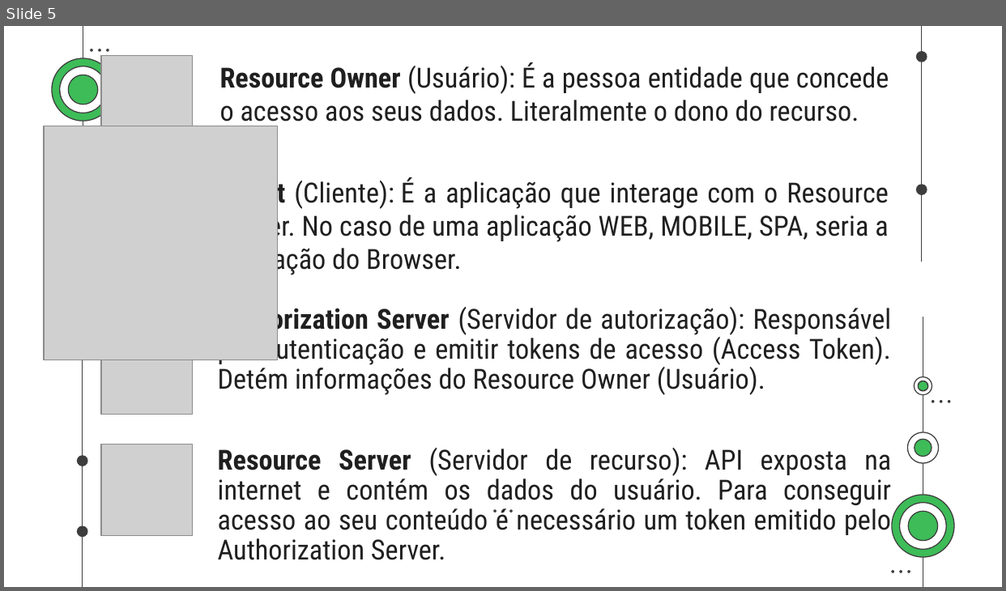
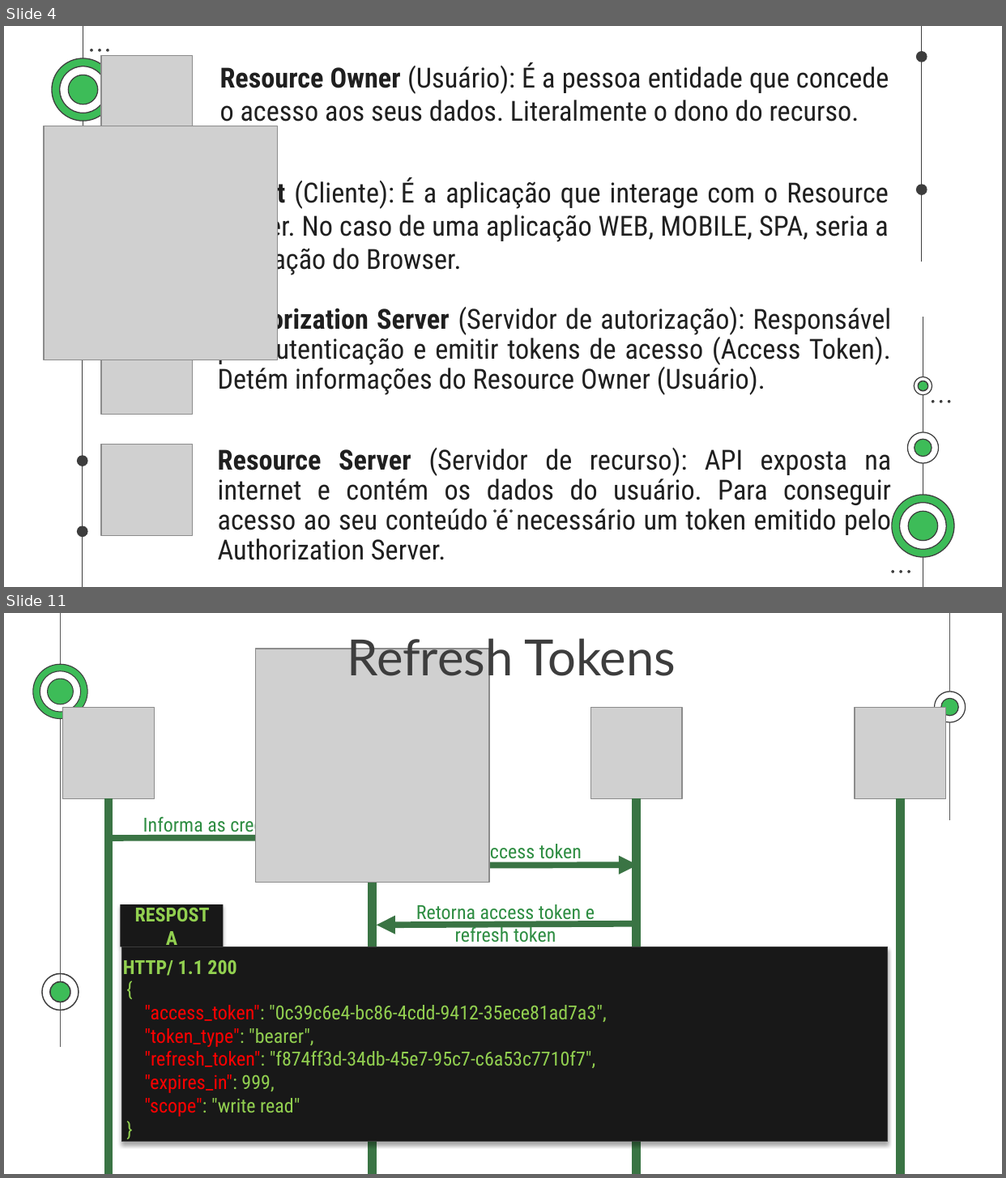
Before and after one commit to TalissonMelo/anime-social, a slide deck: OAuth2.0.pptx. Shown one above the other, each under a label of ours: slide 5 before the commit, slides 4 and 11 after it; the slides between them are not shown. The pictures are 1006x591 and 1006x1178 pixels, drawn with LibreOffice and Linux fonts; fonts in the diff are those of the drawing; grey boxes stand for pictures. Boxes give left, top, right and bottom in pixels: in the first picture for what was removed or moved away, otherwise in the second. Text is boxed around its words. In the diff, an @@ line names an element or a change of style, - is before the commit and + after.

```diff
--- a/OAuth2.0.pptx
+++ b/OAuth2.0.pptx
@@ slide 11 added at box(4, 613, 1002, 1174), background #FFFFFF @@
@@ text added at box(347, 632, 676, 685), 36 pt, text #3D3D3D @@
+Refresh Tokens
@@ picture added at box(255, 649, 489, 883) @@
@@ group added at box(33, 613, 966, 1047): 13 freeform shapes, 2 lines @@
@@ picture added at box(63, 708, 155, 799) @@
@@ picture added at box(590, 708, 683, 799) @@
@@ picture added at box(854, 708, 946, 799) @@
@@ line added from (108, 798) to (108, 1174), #3A7444 6 pt @@
@@ line added from (373, 798) to (373, 1174), #3A7444 6 pt @@
@@ line added from (637, 798) to (637, 1174), #3A7444 6 pt @@
@@ line added from (900, 798) to (900, 1174), #3A7444 6 pt @@
@@ text added at box(143, 815, 318, 837), 14 pt, text #2E8D42 @@
+Informa as credenciais
@@ arrow added from (108, 838) to (373, 837), #3A7444 4.5 pt @@
@@ text added at box(480, 841, 582, 863), 14 pt, text #2E8D42 @@
+Solicita access token
@@ arrow added from (373, 866) to (637, 866), #3A7444 4.5 pt @@
@@ rectangle added at box(120, 905, 223, 946), fill #181818, 14 pt, text #92D050, bold @@
+RESPOSTA
@@ arrow added from (637, 924) to (377, 926), #3A7444 4.5 pt @@
@@ text added at box(416, 905, 594, 948), 14 pt, text #2E8D42 @@
+Retorna access token e refresh token
@@ rectangle added at box(121, 948, 887, 1142), fill #181818, outline #3D3D3D 0.75 pt @@
@@ text added at box(123, 960, 236, 976), 14 pt, text #92D050, bold @@
+HTTP/ 1.1 200
@@ text added at box(144, 1005, 607, 1117), 14 pt, text #92D050 @@
+{
+"access_token": "0c39c6e4-bc86-4cdd-9412-35ece81ad7a3",
+"token_type": "bearer",
+"refresh_token": "f874ff3d-34db-45e7-95c7-c6a53c7710f7",
+"expires_in": 999,
+"scope": "write read"
+}
@@ what was slide 5 is now slide 4 @@
```
Also in this commit, not shown: 4 slides changed, 31 other slides added, 1 slide removed, 31 other files.
